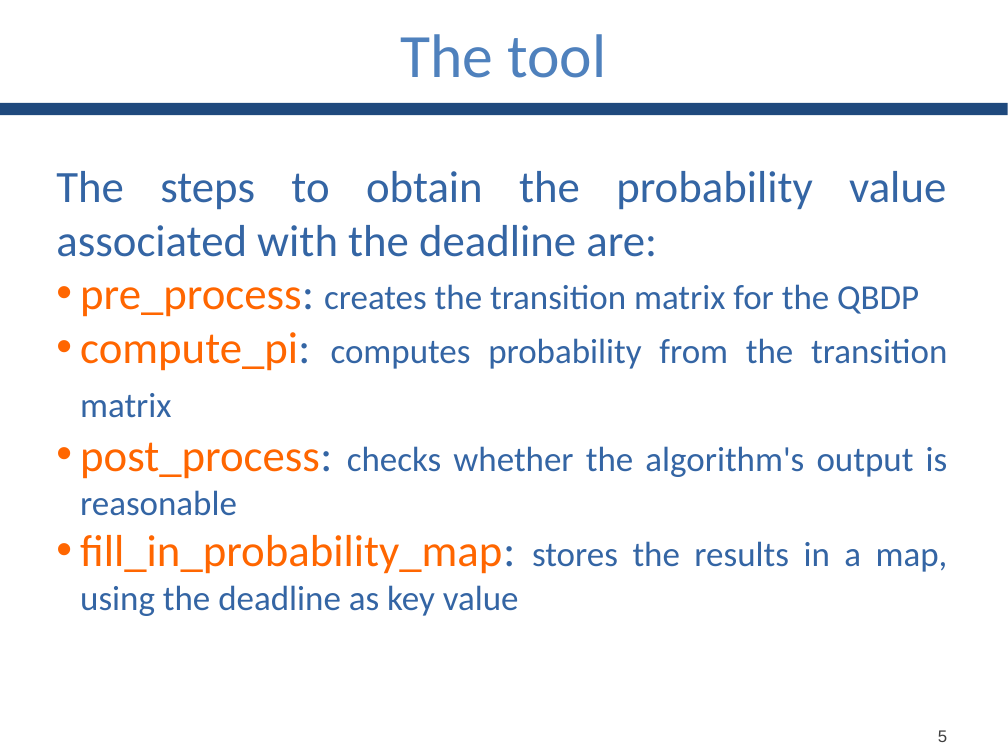
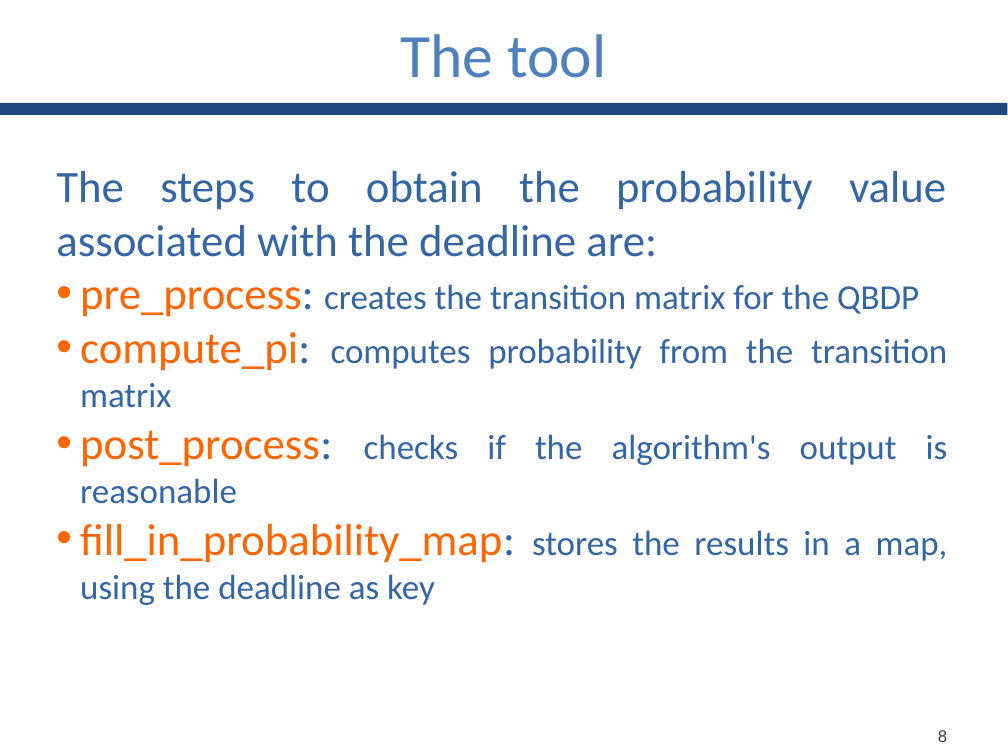
Before and after one commit to GianlucaBortoli/bachelorThesis, a slide deck: slide 9 of slides/slides.pptx. Drawn at 1008x756 pixels with LibreOffice and Linux fonts; fonts in the diff are those of the drawing. Boxes give left, top, right and bottom in pixels: in the first picture for what was removed or moved away, otherwise in the second. Text is boxed around its words. In the diff, an @@ line names an element or a change of style, - is before the commit and + after.

```diff
--- a/slides/slides.pptx
+++ b/slides/slides.pptx
@@ text at (80, 430, 948, 605): text changed @@
-• post_process: checks whether the algorithm's output is reasonable
-• fill_in_probability_map: stores the results in a map, using the deadline as key value
+• post_process: checks if the algorithm's output is reasonable
+• fill_in_probability_map: stores the results in a map, using the deadline as key
@@ text at (938, 730, 947, 742): text changed @@
-5
+8
```
Also in this commit, not shown: 6 other slides changed.
